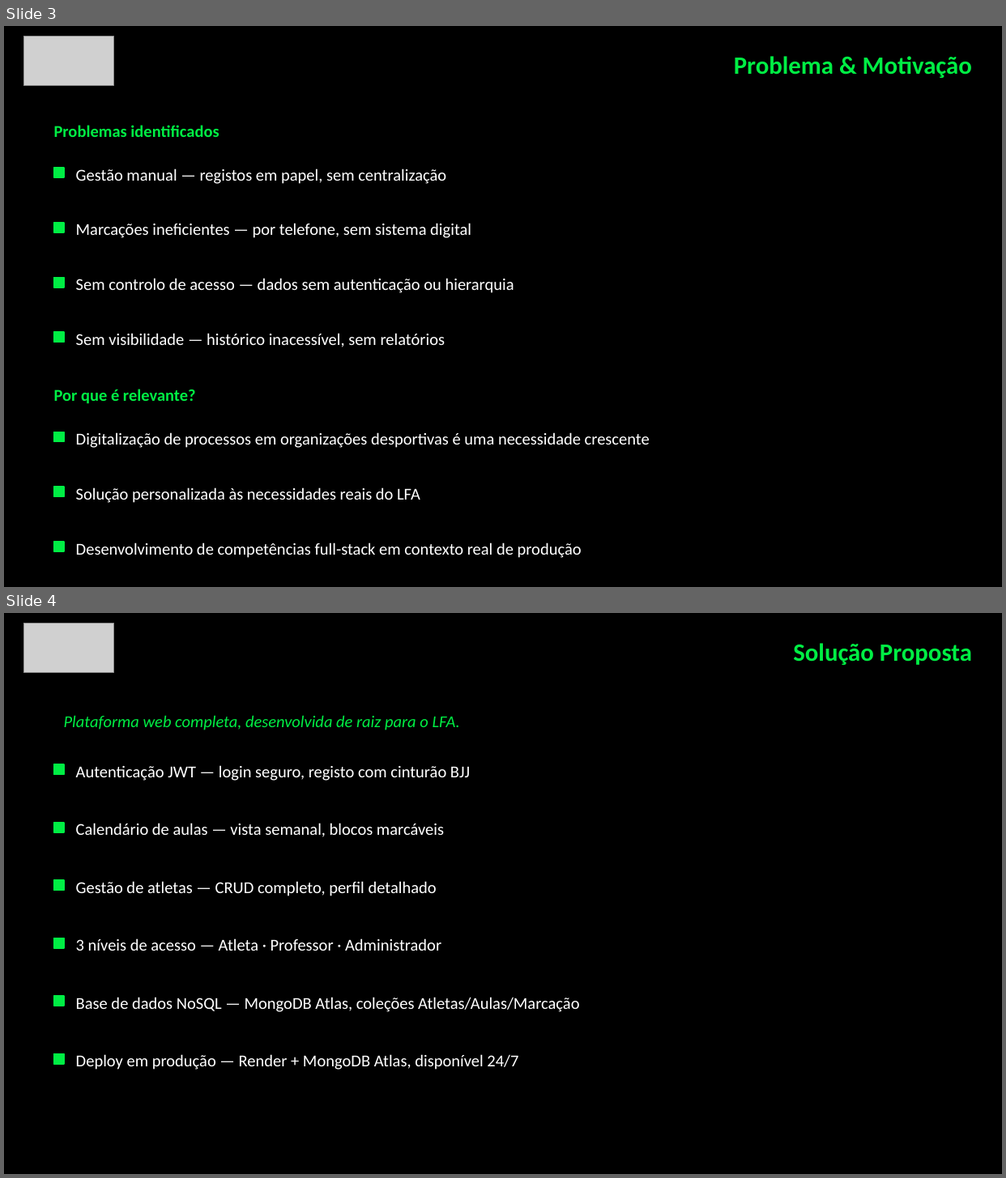
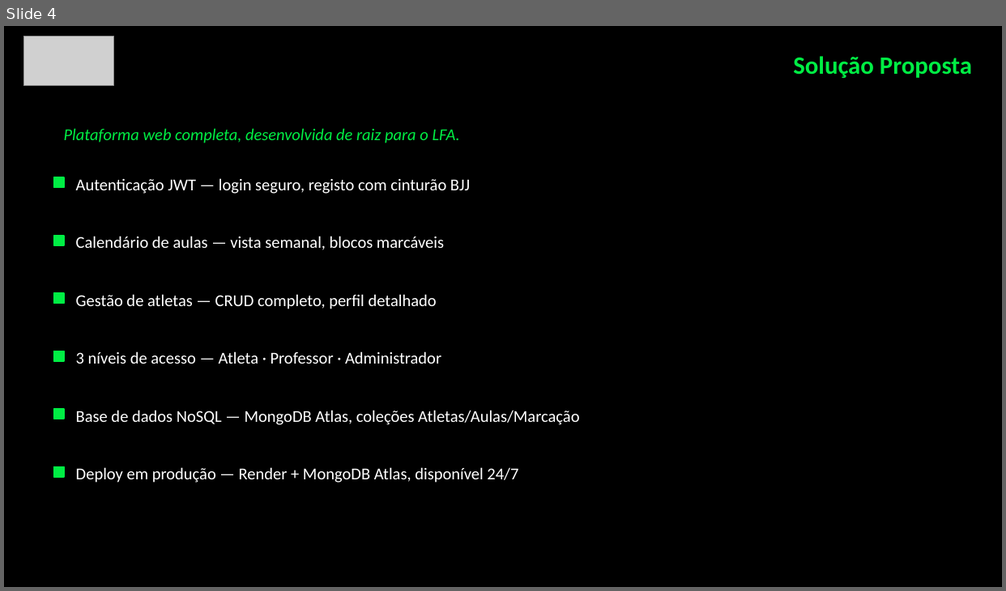
Before and after one commit to GuilhermeLopesMMA/LopesFightAcademy, a slide deck: LFA.pptx. Shown one above the other, each under a label of ours: slides 3 and 4 before the commit, slide 4 after it. The pictures are 1006x1178 and 1006x591 pixels, drawn with LibreOffice and Linux fonts; fonts in the diff are those of the drawing; grey boxes stand for pictures. Boxes give left, top, right and bottom in pixels: in the first picture for what was removed or moved away, otherwise in the second. Text is boxed around its words. In the diff, an @@ line names an element or a change of style, - is before the commit and + after.

```diff
--- a/LFA.pptx
+++ b/LFA.pptx
@@ slide 3 removed at box(4, 26, 1002, 587), background #000000 @@
@@ picture removed at box(24, 36, 114, 86) @@
@@ text removed at box(734, 56, 972, 78) @@
-Problema & Motivação
@@ text removed at box(54, 125, 219, 137) @@
-Problemas identificados
@@ rectangle removed at box(54, 168, 64, 177) @@
@@ text removed at box(76, 169, 446, 184) @@
-Gestão manual — registos em papel, sem centralização
@@ rectangle removed at box(54, 223, 64, 233) @@
@@ text removed at box(76, 223, 471, 238) @@
-Marcações ineficientes — por telefone, sem sistema digital
@@ rectangle removed at box(54, 277, 64, 288) @@
@@ text removed at box(76, 278, 514, 293) @@
-Sem controlo de acesso — dados sem autenticação ou hierarquia
@@ rectangle removed at box(54, 332, 64, 343) @@
@@ text removed at box(76, 333, 445, 348) @@
-Sem visibilidade — histórico inacessível, sem relatórios
@@ text removed at box(54, 389, 196, 404) @@
-Por que é relevante?
@@ rectangle removed at box(54, 432, 64, 442) @@
@@ text removed at box(76, 433, 650, 448) @@
-Digitalização de processos em organizações desportivas é uma necessidade crescente
@@ rectangle removed at box(54, 487, 64, 497) @@
@@ text removed at box(76, 488, 420, 503) @@
-Solução personalizada às necessidades reais do LFA
@@ rectangle removed at box(54, 542, 64, 552) @@
@@ text removed at box(76, 543, 582, 558) @@
-Desenvolvimento de competências full-stack em contexto real de produção
```
Also in this commit, not shown: 8 slides changed, 1 slide added, 1 other slide removed.
